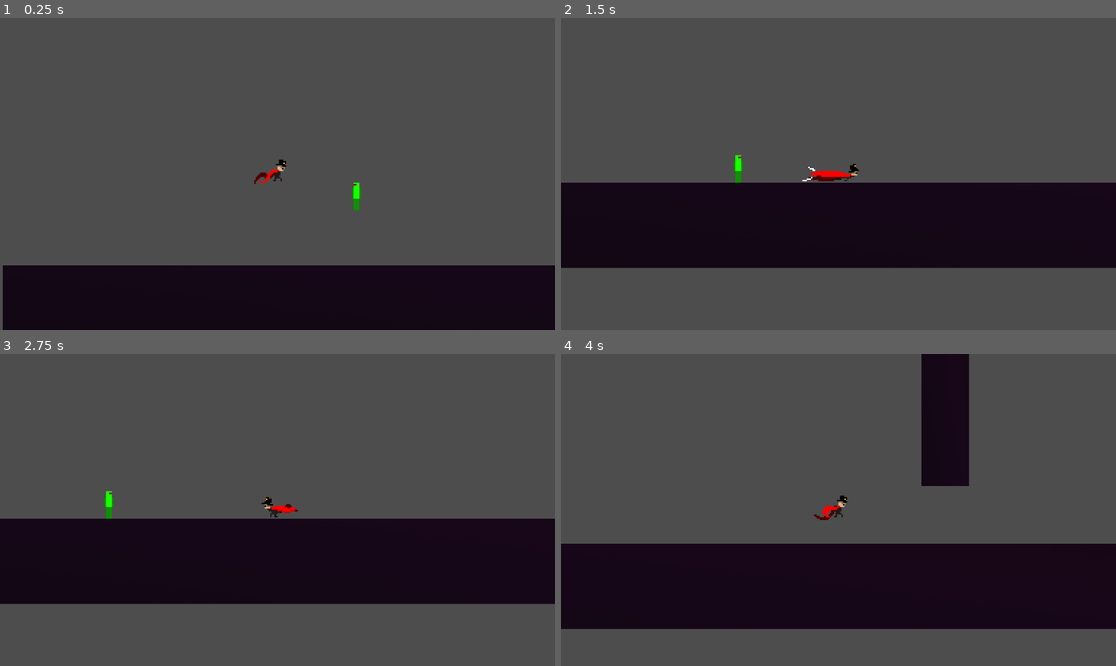
Above: before the commit, frames 1-4 (two rows, left to right).
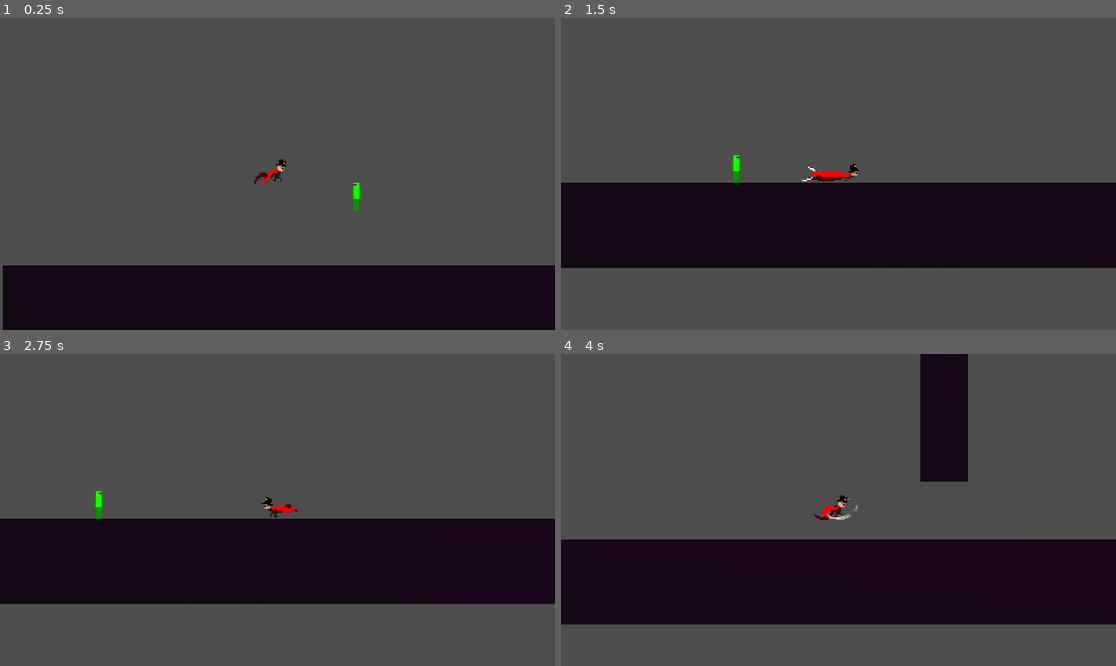
Above: after the commit, the same moments.

Repository: Tyulo13/GDC-Club-Game
Game: Godot game, scene res://scenes/level.tscn
Same seed, same stepped clock (60 frames per second), same inputs: the game is played once before the commit and once after it.
Inputs:
- Up to frame 1 (0.25 s): no input
- Up to frame 2 (1.5 s): tap Enter (attack, bound only after the commit) at 0.5, 0.6 s; hold D (move_right) from 0.53 s (still down); tap Space (jump) at 0.77 s; tap Shift (dash) at 1.35 s
- Up to frame 3 (2.75 s): tap Space (jump) at 1.52 s; tap Enter (attack, bound only after the commit) at 1.55, 2.1 s; release D (move_right) at 2.03 s; hold A (move_left) from 2.03 s (still down)
- Up to frame 4 (4 s): release A (move_left) at 2.78 s; hold D (move_right) from 2.78 s (still down); tap Enter (attack, bound only after the commit) at 2.85, 3.8 s; tap Space (jump) at 3.02, 3.77 s; hold Shift (dash) from 3.53 s (still down)

The runs differ from the first frame. In frame 2, less than 0.1% of the frame differs, in the area x 30-33%, y 43-53%; in frame 3, 0.2%; in frame 4, 3.3%, in the area x 0-100%, y 0-89%.

Commit message:
imported slice animations
slice animations + character slice anims, implement base attack button (enter)

Diff:
--- a/project.godot
+++ b/project.godot
@@ -52,6 +52,11 @@
 "events": [Object(InputEventKey,"resource_local_to_scene":false,"resource_name":"","device":-1,"window_id":0,"alt_press …(195 unchanged characters)…
 ]
 }
+attack={
+"deadzone": 0.2,
+"events": [Object(InputEventKey,"resource_local_to_scene":false,"resource_name":"","device":-1,"window_id":0,"alt_pressed":false,"shift_pressed":false,"ctrl_pressed":false,"meta_pressed":false,"pressed":false,"keycode":0,"physical_keycode":4194309,"key_label":0,"unicode":0,"location":0,"echo":false,"script":null)
+]
+}
 
 [rendering]
 
--- a/scenes/character_body_2d.tscn
+++ b/scenes/character_body_2d.tscn
@@ -1,7 +1,12 @@
-[gd_scene load_steps=37 format=3 uid="uid://clsclallfg8yk"]
+[gd_scene load_steps=43 format=3 uid="uid://clsclallfg8yk"]
 
 [ext_resource type="Script" uid="uid://djm4tk5gmq1gl" path="res://scripts/character_body_2d.gd" id="1_ij6vw"]
-[ext_resource type="Texture2D" uid="uid://bjtwb5mxgudp3" path="res://sprites/char_spritesheet2.png" id="2_ij6vw"]
+[ext_resource type="Texture2D" uid="uid://bjtwb5mxgudp3" path="res://sprites/character/char_spritesheet2.png" id="2_ij6vw"]
+[ext_resource type="Texture2D" uid="uid://ca1tbmaedtk7x" path="res://sprites/vfx/sliceanims/slice1.png" id="3_t53lx"]
+[ext_resource type="Texture2D" uid="uid://bxr78mqquor8m" path="res://sprites/vfx/sliceanims/slice2.png" id="4_yi2kj"]
+[ext_resource type="Texture2D" uid="uid://cahptcelheegu" path="res://sprites/vfx/sliceanims/slice3.png" id="5_cibgq"]
+[ext_resource type="Texture2D" uid="uid://dk77g7yqp7i3g" path="res://sprites/vfx/sliceanims/slice4.png" id="6_mfdas"]
+[ext_resource type="Texture2D" uid="uid://beuflhkloijnj" path="res://sprites/vfx/sliceanims/slice5.png" id="7_8nwgm"]
 
 [sub_resource type="RectangleShape2D" id="RectangleShape2D_44cfe"]
 size = Vector2(4, 12)
@@ -276,6 +281,29 @@
 "loop": true,
 "name": &"wallrun",
 "speed": 12.0
+}]
+
+[sub_resource type="SpriteFrames" id="SpriteFrames_7pl6r"]
+animations = [{
+"frames": [{
+"duration": 1.0,
+"texture": ExtResource("3_t53lx")
+}, {
+"duration": 1.0,
+"texture": ExtResource("4_yi2kj")
+}, {
+"duration": 1.0,
+"texture": ExtResource("5_cibgq")
+}, {
+"duration": 1.0,
+"texture": ExtResource("6_mfdas")
+}, {
+"duration": 1.0,
+"texture": ExtResource("7_8nwgm")
+}],
+"loop": false,
+"name": &"default",
+"speed": 20.0
 }]
 
 [node name="CharacterBody2D" type="CharacterBody2D"]
@@ -289,7 +317,7 @@
 texture_filter = 1
 position = Vector2(-1, 0)
 sprite_frames = SubResource("SpriteFrames_dd465")
-animation = &"idle"
+animation = &"dive"
 
 [node name="CoyoteTime" type="Timer" parent="."]
 wait_time = 0.1
@@ -309,3 +337,10 @@
 
 [node name="Camera2D" type="Camera2D" parent="."]
 zoom = Vector2(3, 3)
+
+[node name="SliceAnim" type="AnimatedSprite2D" parent="."]
+texture_filter = 1
+position = Vector2(3, -5)
+sprite_frames = SubResource("SpriteFrames_7pl6r")
+frame = 4
+frame_progress = 1.0
--- a/scripts/character_body_2d.gd
+++ b/scripts/character_body_2d.gd
@@ -15,6 +15,7 @@
 var InputDIRECTION := 1
 
 var canDOUBLEJUMP := true
+var canATTACK : bool = true
 
 var isDASHING := false
 var canDASH := true
@@ -106,6 +107,11 @@
 	else:
 		isDIVING = false
 
+	if Input.is_action_just_pressed("attack") and canATTACK == true:
+		canATTACK = false
+		$SliceAnim.play("default")
+		await(get_tree().create_timer(0.5, true, false, true).timeout)
+		canATTACK = true
 
 
 	# moves the player left and right
Renamed: sprites/char_spritesheet2.png -> sprites/character/char_spritesheet2.png
Not shown, changed: sprites/character/char_spritesheet2.png.import
Binary file added: sprites/character/charslice1.png
Not shown, added: sprites/character/charslice1.png.import
Binary file added: sprites/character/charslice2.png
Not shown, added: sprites/character/charslice2.png.import
Binary file added: sprites/vfx/sliceanims/slice1.png
Not shown, added: sprites/vfx/sliceanims/slice1.png.import
Binary file added: sprites/vfx/sliceanims/slice2.png
Not shown, added: sprites/vfx/sliceanims/slice2.png.import
Binary file added: sprites/vfx/sliceanims/slice3.png
Not shown, added: sprites/vfx/sliceanims/slice3.png.import
(and 4 more such lines)
